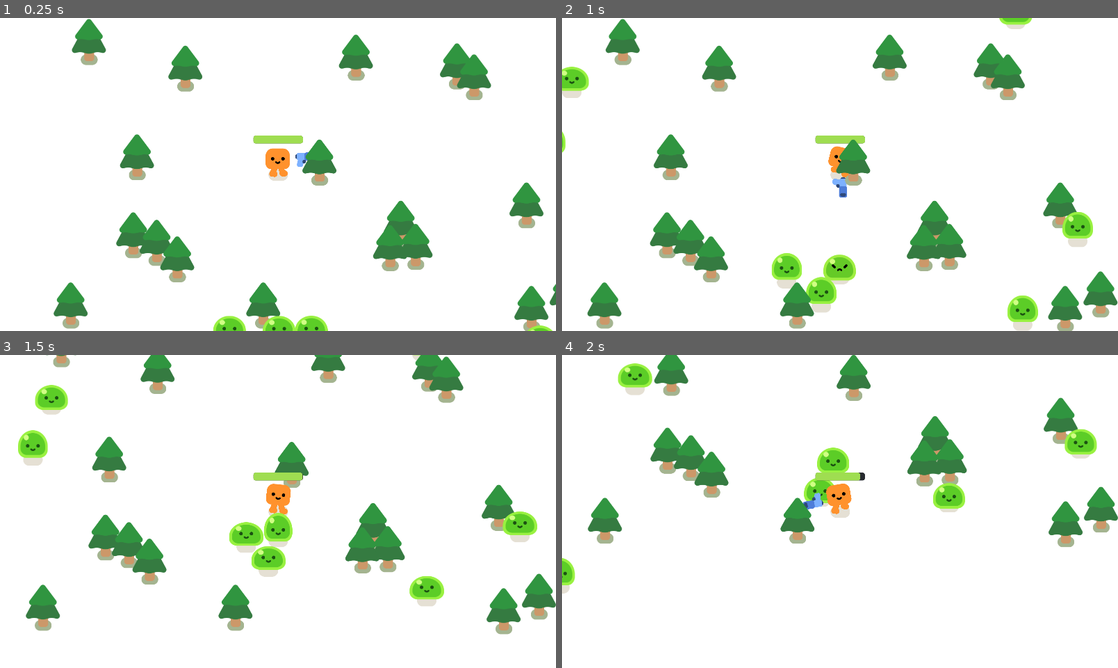
Above: before the commit, frames 1-4 (two rows, left to right).
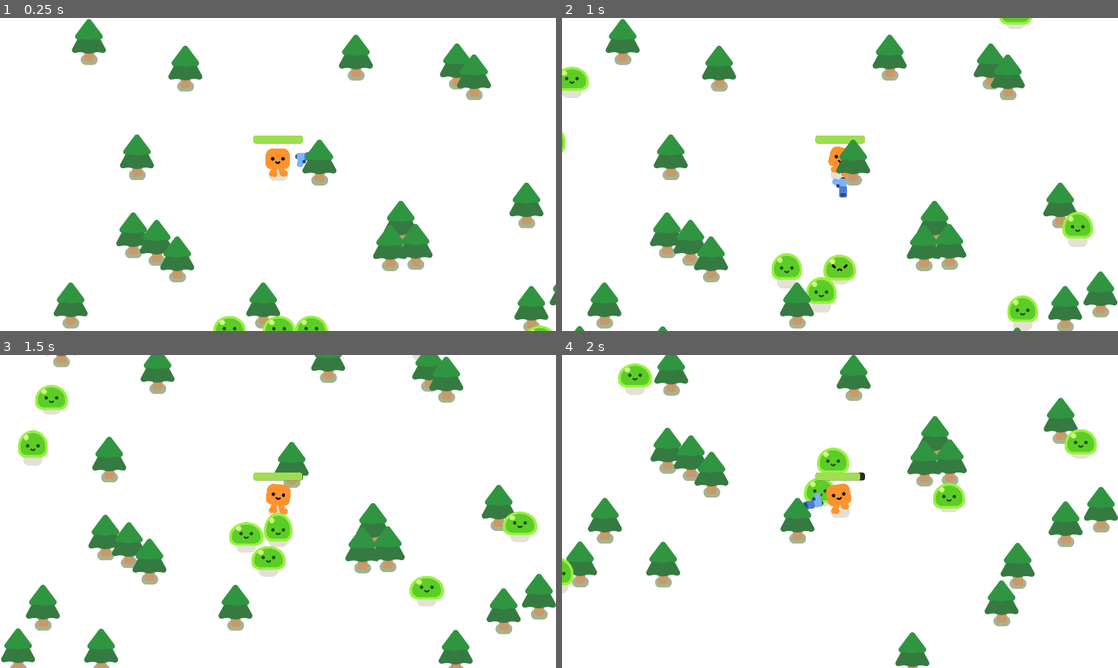
Above: after the commit, the same moments.

Repository: Alyosha-ctrl/foolJam2025
Game: Godot game, scene res://tower_survival.tscn
Two runs of this game, one before a commit and one after it. Both use one fixed random seed, a clock stepped at 60 frames per second and the inputs below.
Inputs:
- Up to frame 1 (0.25 s): no input
- Up to frame 2 (1 s): hold D (move_right) from 0.53 s (still down)
- Up to frame 3 (1.5 s): release D (move_right) at 1.28 s; hold S (move_down) from 1.28 s (still down)
- Up to frame 4 (2 s): keep holding S (move_down)

Frame 1 is identical in both runs. In frame 2, less than 0.1% of the frame differs, in the area x 2-83%, y 98-100%; in frame 3, 1.5%; in frame 4, 2.6%, in the area x 0-86%, y 59-100%.

Commit message:
Tree Spawning Added
Added Trees to the spawner. Will later turn tree's into pillars.

Diff:
--- a/tower_survival.gd
+++ b/tower_survival.gd
@@ -1,4 +1,6 @@
 extends Node2D
+
+var time = 0.0
 
 func _ready() -> void:
 	get_tree().paused = false
@@ -14,14 +16,24 @@
 	new_mob.global_position = %PathFollow2D.global_position
 	add_child(new_mob)
 
+func spawn_object():
+	#later will be a random object now is just a tree soo to be pillar.
+	const PILLAR = preload("res://pine_tree.tscn")
+	var new_object = PILLAR.instantiate()
+	#Randomly create's the mob on a point along the path
+	%PathFollow2D.progress_ratio = randf()
+	new_object.global_position = %PathFollow2D.global_position
+	add_child(new_object)
 
 func _on_timer_timeout() -> void:
 	#Randomly choose spawn_swarm, spawn_cluster, spawn_boss
 	#later once levels are implemented
 	spawn_mob()
+	spawn_object()
+	time+=($Timer.wait_time)
+
 
 func _on_player_death() -> void:
-	print("Inside death")
 	%game_over_screen.visible = true
 
 func _on_restart_button_button_down() -> void:
--- a/tower_survival.tscn
+++ b/tower_survival.tscn
@@ -91,6 +91,7 @@
 position = Vector2(1828, 982)
 
 [node name="Timer" type="Timer" parent="."]
+unique_name_in_owner = true
 wait_time = 0.3
 autostart = true
 
